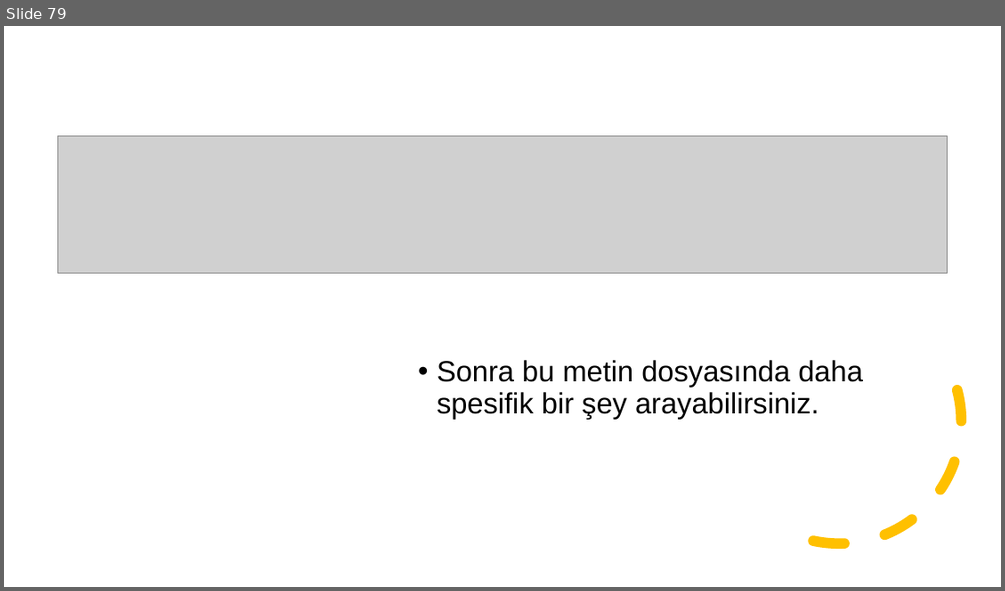
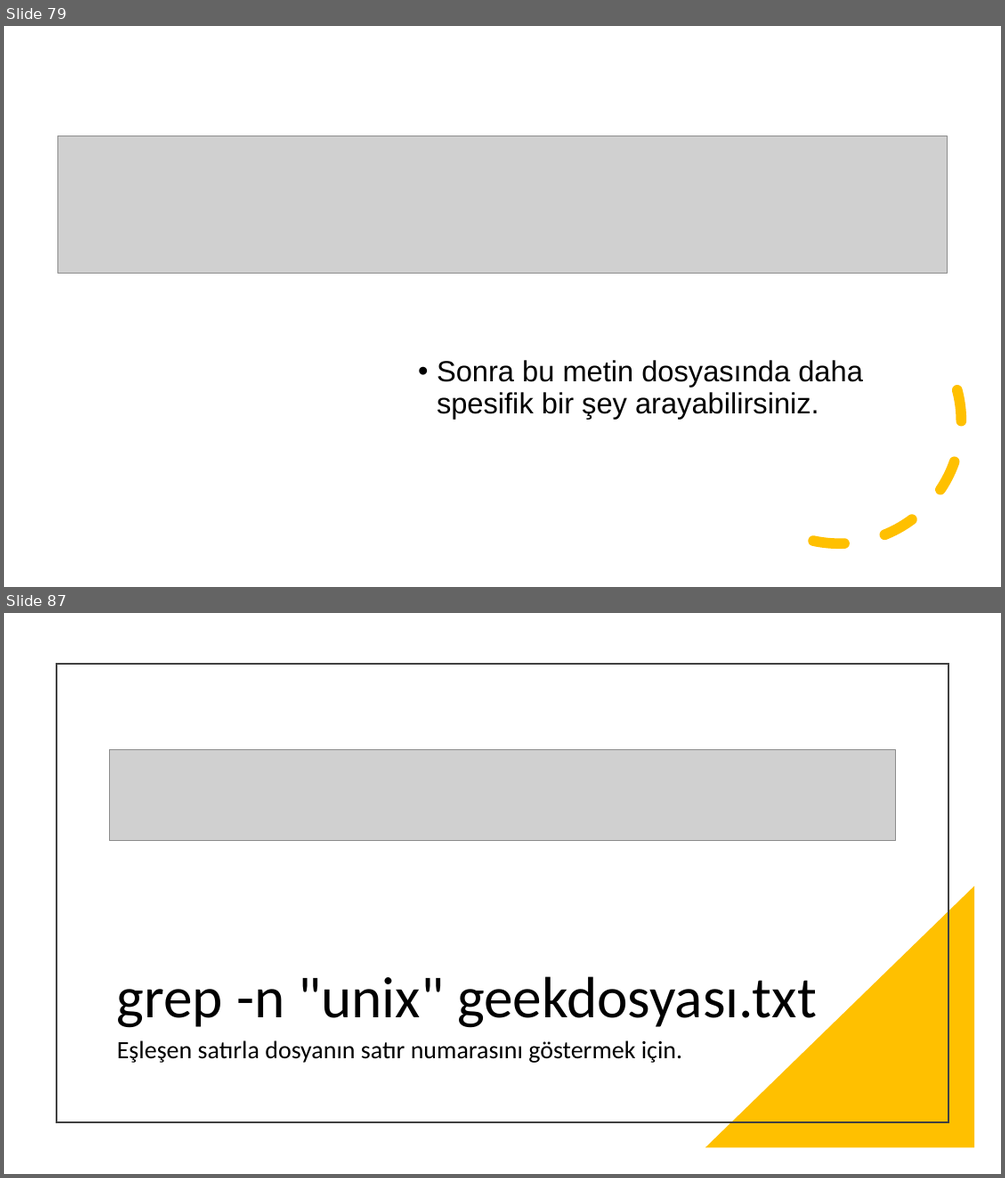
Before and after one commit to cahityusuf/LinuxCourse, a slide deck: LinuxKursu.pptx. Shown one above the other, each under a label of ours: slide 79 before the commit, slides 79 and 87 after it; the slides between them are not shown. The pictures are 1005x591 and 1005x1178 pixels, drawn with LibreOffice and Linux fonts; fonts in the diff are those of the drawing; grey boxes stand for pictures. Boxes give left, top, right and bottom in pixels: in the first picture for what was removed or moved away, otherwise in the second. Text is boxed around its words. In the diff, an @@ line names an element or a change of style, - is before the commit and + after.

Commit message:
grep detayları eklendi

```diff
--- a/LinuxKursu.pptx
+++ b/LinuxKursu.pptx
@@ slide 87 added at (4, 613, 1001, 1174), background #FFFFFF @@
@@ rectangle added at (57, 664, 948, 1122), outline #404040 1.5 pt @@
@@ picture added at (109, 750, 896, 840) @@
@@ right triangle added at (705, 886, 975, 1148), fill #FFC000 @@
@@ title added at (117, 976, 817, 1028), 56 pt, text #000000 @@
+grep -n "unix" geekdosyası.txt
@@ text added at (117, 1040, 682, 1062), 24 pt, text #000000 @@
+Eşleşen satırla dosyanın satır numarasını göstermek için.
```
Also in this commit, not shown: 10 other slides added, 1 slide removed.
